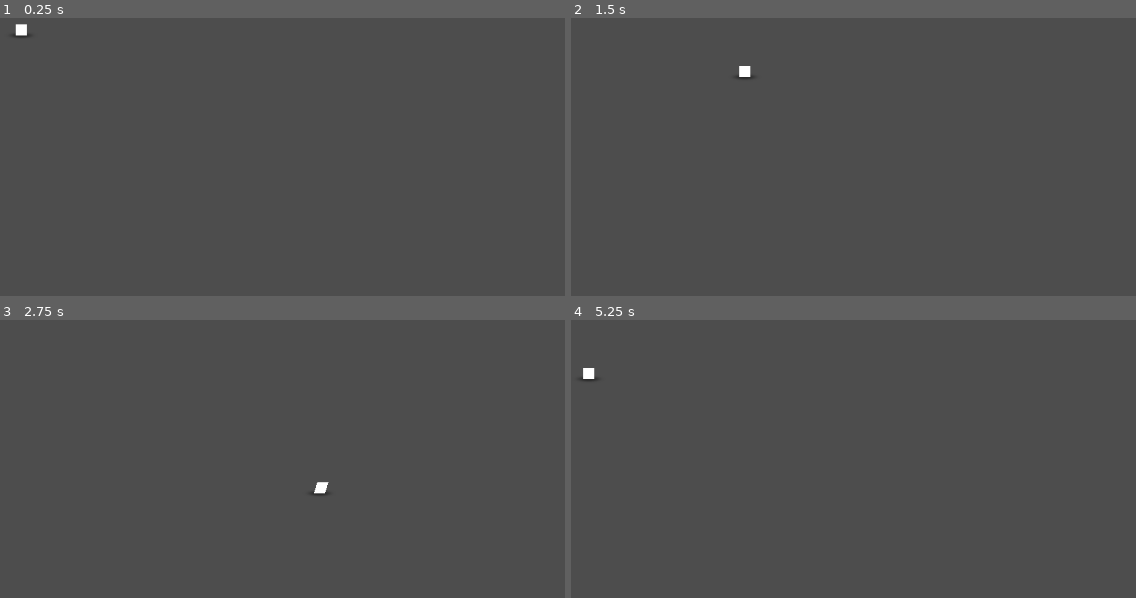
Above: before the commit, frames 1-4 (two rows, left to right).
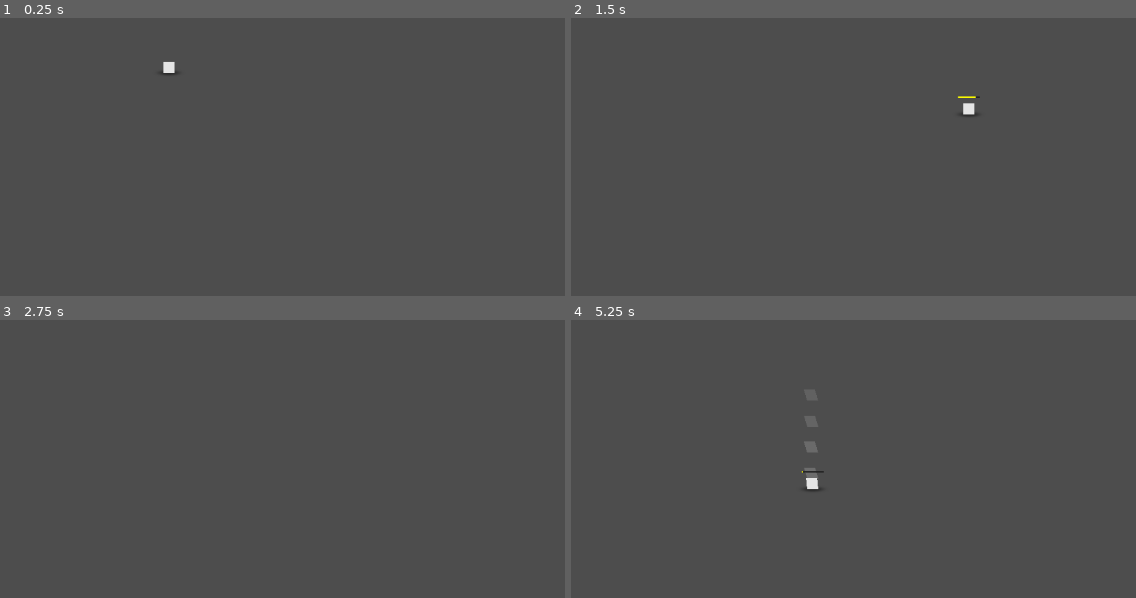
Above: after the commit, the same moments.

Repository: lostintransit0/BossRush
Game: Godot game, scene res://Main.tscn
The game is run twice, just before and just after one commit, with the same random seed, the same clock (stepped at 60 frames per second) and the same inputs.
Inputs:
- Up to frame 1 (0.25 s): no input
- Up to frame 2 (1.5 s): tap Enter at 0.5 s; hold Right (right) 0.53-1.28 s; hold Shift (dash, bound only after the commit) 0.53-1.28 s; hold Down (down) from 1.28 s (still down); tap Shift (dash, bound only after the commit) at 1.35 s
- Up to frame 3 (2.75 s): release Down (down) at 2.03 s; hold Right (right) from 2.03 s (still down); hold Shift (dash, bound only after the commit) from 2.03 s (still down)
- Up to frame 4 (5.25 s): release Right (right) at 2.78 s; release Shift (dash, bound only after the commit) at 2.78 s; hold Up (up) 2.78-3.53 s; tap Shift (dash, bound only after the commit) at 2.85, 4.35 s; hold Shift (dash, bound only after the commit) 3.53-4.28 s; hold Left (left) 3.53-5.03 s; hold Down (down) from 5.03 s (still down); hold Shift (dash, bound only after the commit) from 5.03 s (still down)

The runs differ from the first frame. In frame 1, 0.2% of the frame differs, in the area x 2-32%, y 2-21%; in frame 2, 0.2%; in frame 3, 0.1%; in frame 4, 0.3%, in the area x 1-45%, y 17-62%.

Commit message:
player can DASH

Diff:
--- a/Main.tscn
+++ b/Main.tscn
@@ -1,10 +1,13 @@
 [gd_scene format=3 uid="uid://csnl8u3cx5ayb"]
 
 [ext_resource type="Script" uid="uid://br3krqp4pmbp3" path="res://scripts/player.gd" id="1_r0du0"]
-[ext_resource type="Texture2D" uid="uid://bcdkuixwvr438" path="res://glow.png" id="2_r0du0"]
+[ext_resource type="Texture2D" uid="uid://bcdkuixwvr438" path="res://sprites/glow.png" id="2_r0du0"]
+[ext_resource type="StyleBox" uid="uid://bgyy5b4a1k3ma" path="res://rechargebarBG.tres" id="2_trn2v"]
+[ext_resource type="StyleBox" uid="uid://xsr8crex82eb" path="res://rechargebarFG.tres" id="3_03owx"]
 [ext_resource type="Script" uid="uid://ccbyhvjelbjmh" path="res://scripts/polygonController.gd" id="3_cm0pq"]
 [ext_resource type="Script" uid="uid://hgc5vhcjn1wl" path="res://scripts/States/Player/Idle.gd" id="4_cm0pq"]
 [ext_resource type="Script" uid="uid://wpy3cw3omggd" path="res://scripts/States/Player/Moving.gd" id="5_fos0i"]
+[ext_resource type="Script" uid="uid://byoet37i8yaqa" path="res://scripts/States/Player/Dashing.gd" id="6_3dxm6"]
 
 [sub_resource type="CapsuleShape2D" id="CapsuleShape2D_rxg2q"]
 radius = 2.0
@@ -13,9 +16,29 @@
 [node name="Node2D" type="Node2D" unique_id=951266377]
 
 [node name="Player" type="CharacterBody2D" parent="." unique_id=1423419966 node_paths=PackedStringArray("current_state")]
-position = Vector2(368, 272)
+position = Vector2(5, 2)
 script = ExtResource("1_r0du0")
 current_state = NodePath("States/IDLE")
+
+[node name="Control" type="Control" parent="Player" unique_id=397266360]
+layout_mode = 3
+anchors_preset = 0
+offset_left = -16.0
+offset_top = -26.0
+offset_right = 16.0
+offset_bottom = -24.0
+
+[node name="ProgressBar" type="ProgressBar" parent="Player/Control" unique_id=57583457]
+layout_mode = 1
+anchors_preset = 15
+anchor_right = 1.0
+anchor_bottom = 1.0
+grow_horizontal = 2
+grow_vertical = 2
+theme_override_styles/background = ExtResource("2_trn2v")
+theme_override_styles/fill = ExtResource("3_03owx")
+value = 75.0
+show_percentage = false
 
 [node name="CollisionShape2D" type="CollisionShape2D" parent="Player" unique_id=1619485809]
 rotation = 1.5707964
@@ -28,13 +51,10 @@
 texture = ExtResource("2_r0du0")
 
 [node name="Polygon2D" type="Polygon2D" parent="Player" unique_id=1253151517]
+color = Color(0.9, 0.9, 0.9, 1)
 polygon = PackedVector2Array(-8, 0, -8, -16, 8, -16, 8, 0)
 uv = PackedVector2Array(-195, 17, -197, -34, -151, -33, -161, 21)
 script = ExtResource("3_cm0pq")
-
-[node name="Line2D" type="Line2D" parent="Player" unique_id=79234618]
-position = Vector2(0, -8)
-points = PackedVector2Array(0, 0, 0, 2.35)
 
 [node name="RayCast2D" type="RayCast2D" parent="Player" unique_id=633949056]
 position = Vector2(0, -8)
@@ -47,3 +67,11 @@
 
 [node name="MOVING" type="Node" parent="Player/States" unique_id=473766283]
 script = ExtResource("5_fos0i")
+
+[node name="DASHING" type="Node" parent="Player/States" unique_id=11575667]
+script = ExtResource("6_3dxm6")
+
+[node name="BarTimer" type="Timer" parent="Player" unique_id=275728361]
+one_shot = true
+
+[node name="Camera2D" type="Camera2D" parent="." unique_id=340923269]
--- a/project.godot
+++ b/project.godot
@@ -13,7 +13,7 @@
 config/name="BossRush"
 run/main_scene="uid://csnl8u3cx5ayb"
 config/features=PackedStringArray("4.6", "Forward Plus")
-config/icon="res://icon.svg"
+config/icon="res://sprites/icon.svg"
 
 [editor]
 
@@ -46,6 +46,11 @@
 , Object(InputEventKey,"resource_local_to_scene":false,"resource_name":"","device":-1,"window_id":0,"alt_pressed":false …(183 unchanged characters)…
 ]
 }
+dash={
+"deadzone": 0.2,
+"events": [Object(InputEventKey,"resource_local_to_scene":false,"resource_name":"","device":-1,"window_id":0,"alt_pressed":false,"shift_pressed":false,"ctrl_pressed":false,"meta_pressed":false,"pressed":false,"keycode":0,"physical_keycode":4194325,"key_label":0,"unicode":0,"location":0,"echo":false,"script":null)
+]
+}
 
 [physics]
 
--- /dev/null
+++ b/rechargebarBG.tres
@@ -0,0 +1,8 @@
+[gd_resource type="StyleBoxFlat" format=3 uid="uid://bgyy5b4a1k3ma"]
+
+[resource]
+bg_color = Color(0.14044744, 0.14044747, 0.14044738, 1)
+corner_radius_top_left = 2
+corner_radius_top_right = 2
+corner_radius_bottom_right = 2
+corner_radius_bottom_left = 2
--- /dev/null
+++ b/rechargebarFG.tres
@@ -0,0 +1,8 @@
+[gd_resource type="StyleBoxFlat" format=3 uid="uid://xsr8crex82eb"]
+
+[resource]
+bg_color = Color(1, 1, 0, 1)
+corner_radius_top_left = 2
+corner_radius_top_right = 2
+corner_radius_bottom_right = 2
+corner_radius_bottom_left = 2
--- /dev/null
+++ b/scripts/States/Player/Dashing.gd
@@ -0,0 +1,53 @@
+extends State
+
+var passed_time: float = 0
+var target_time: float = 0.1
+var target_location: Vector2 = Vector2.ZERO
+var origin_location: Vector2 = Vector2.ZERO
+const Fade = preload("uid://iy1qe4k37k44")
+
+var current_after_image_count: int = 0
+var target_after_image_count: int = 4
+
+@onready var idle: Node = $"../IDLE"
+@onready var polygon_2d: polygonController = $"../../Polygon2D"
+
+func Enter(player: Player):
+	if player.ray_cast.is_colliding():
+		target_location = player.ray_cast.get_collision_point()
+	else:
+		target_location = player.to_global(player.ray_cast.target_position)
+
+	origin_location = player.position
+
+	print(target_location)
+	print(origin_location)
+
+func Update(player: Player, delta: float):
+	passed_time += delta
+	player.position = interpolate_pos(origin_location, target_location, passed_time/target_time)
+
+	if passed_time/target_time >= 1:
+		player.changeState(idle)
+		return
+
+	while passed_time/target_time > float(current_after_image_count)/float(target_after_image_count):
+		current_after_image_count += 1
+		var after_image = polygon_2d.duplicate()
+		after_image.set_script(Fade)
+
+		after_image.modulate.a = 0.3
+		after_image.color = Color.WHITE
+		after_image.z_index = -1
+
+		get_tree().current_scene.add_child(after_image)
+		after_image.global_position = interpolate_pos(origin_location, target_location, float(current_after_image_count)/float(target_after_image_count))
+
+func interpolate_pos(origin: Vector2, target: Vector2, t: float) -> Vector2:
+	return origin.lerp(target, clamp(t, 0.0, 1.0))
+
+func Exit(player: Player):
+	passed_time = 0
+	current_after_image_count = 0
+	player.bar_timer.start()
+	player.position = target_location
--- a/scripts/States/Player/Idle.gd
+++ b/scripts/States/Player/Idle.gd
@@ -1,10 +1,17 @@
 extends State
 
 @onready var moving: State = $"../MOVING"
+@onready var dashing: Node = $"../DASHING"
 
-func Update(player: Player, _delta: float):
+func Update(player: Player, delta: float):
 	player.ray_cast.target_position = player.last_direction * player.slash_distance
+
+	if Input.is_action_pressed("dash") and player.can_attack:
+		player.changeState(dashing)
+		return
 
 	if not player.inputVector == Vector2.ZERO:
 		player.changeState(moving)
 		return
+
+	player.Render(delta)
--- a/scripts/States/Player/Moving.gd
+++ b/scripts/States/Player/Moving.gd
@@ -1,8 +1,14 @@
 extends State
 
 @onready var idle: State = $"../IDLE"
+@onready var dashing: Node = $"../DASHING"
 
-func Update(player: Player, _delta: float):
+func Update(player: Player, delta: float):
+	if Input.is_action_pressed("dash") and player.can_attack:
+		player.ray_cast.target_position = player.inputVector * player.slash_distance
+		player.changeState(dashing)
+		return
+
 	if player.inputVector == Vector2.ZERO:
 		player.changeState(idle)
 		return
@@ -12,6 +18,9 @@
 	var targetVelocity = player.inputVector * player.speed
 
 	player.velocity = targetVelocity
+
+	player.Render(delta)
+
 	player.move_and_slide()
 
 	player.last_direction = player.inputVector
--- /dev/null
+++ b/scripts/fade.gd
@@ -0,0 +1,14 @@
+extends Node2D
+
+@export var fade_speed: float = 1.0
+var alpha: float
+
+func _ready():
+	alpha = modulate.a
+
+func _process(delta):
+	alpha -= fade_speed * delta
+	modulate.a = alpha
+
+	if alpha <= 0:
+		queue_free()
--- a/scripts/player.gd
+++ b/scripts/player.gd
@@ -2,8 +2,9 @@
 class_name Player
 
 @onready var polygon_controller: polygonController = $Polygon2D
-@onready var line: Line2D = $Line2D
 @onready var ray_cast: RayCast2D = $RayCast2D
+@onready var progress_bar: ProgressBar = $Control/ProgressBar
+@onready var bar_timer: Timer = $BarTimer
 
 @export var speed: float = 300.0
 @export var tilt_strength: float = 0.3
@@ -15,12 +16,23 @@
 
 var x_strength: float = 0.0
 var inputVector: Vector2 = Vector2.ZERO
-var last_direction: Vector2 = Vector2.ZERO
+var last_direction: Vector2 = Vector2.RIGHT
+var can_attack: bool = true
+
+func _ready() -> void:
+	current_state.Enter(self)
 
 func _physics_process(delta: float) -> void:
 	inputVector = Input.get_vector("left", "right", "up", "down").normalized()
 
-	Render(delta)
+	if bar_timer.is_stopped():
+		progress_bar.hide()
+		can_attack = true
+	else:
+		can_attack = false
+		progress_bar.show()
+		progress_bar.value = (1 - bar_timer.time_left) / bar_timer.wait_time * progress_bar.max_value
+
 	current_state.Update(self, delta)
 
 func Render(delta: float):
@@ -28,8 +40,6 @@
 	x_strength = lerp(x_strength, inputVector.x, response_speed * delta)
 	polygon_controller.apply_skew(x_strength * tilt_strength)
 
-	#line.set_point_position(1, ray_cast.target_position)
-
 func changeState(newState: State):
 	current_state.Exit(self)
 	current_state = newState
Not shown, added: scripts/States/Player/Dashing.gd.uid
Not shown, added: scripts/fade.gd.uid
Renamed: glow.png -> sprites/glow.png
Not shown, changed: sprites/glow.png.import
Renamed: icon.svg -> sprites/icon.svg
Not shown, changed: sprites/icon.svg.import
